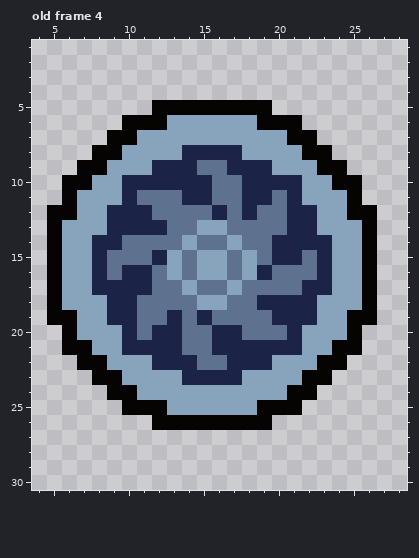
Pixel-art file, stored at assets/sprites/work-files/icon-sprite.aseprite. Above: the version before the commit.
32x32 pixels, 4 frames. Shown: old frame 4: x 4..28, y 1..30.
After the commit:
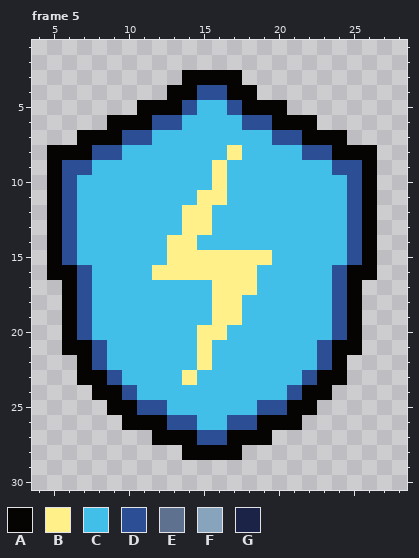
Palette (. is transparent): A #050403  B #fff089  C #42bfe8  D #2b4e95  E #5e718e  F #88a3bc  G #1b2447
A new or re-ordered frame is compared with the old frame closest to it.
Commit: Energy Bracer Icon
Edits made:
frames 4 -> 5
Changed rows in their new state; - is an unchanged pixel.
Frame 5 is new; against old frame 4:
first column x 5:
 3 ---------AAAA---------
 4 --------AADDAA--------
 5 ------A--DCCD--A------
 6 ----A--DDCCCCDD--A----
 7 --AA-DDCCCCCCCCDD-AA--
 8 AAADDCCCCCCCBCCCCDDAAA
 9 ADDCCCCCCCCBCCCCCCCDDA
10 ADCCCCCCCCCBCCCCCCCCDA
11 ADCCCCCCCCBBCCCCCCCCDA
12 -DCCCCCCCBBCCCCCCCCCD-
13 -DCCCCCCCBBCCCCCCCCCD-
14 -DCCCCCCBBCCCCCCCCCCD-
15 -DCCCCCCBBBBBBBCCCCCD-
16 -ADCCCCBBBBBBBCCCCCDA-
17 .ADCCCCCCCCBBBCCCCCDA.
18 .ADCCCCCCCCBBCCCCCCDA.
19 .-DCCCCCCCCBBCCCCCCD-.
20 --DCCCCCCCBBCCCCCCCD--
21 ---DCCCCCCBCCCCCCCD---
22 ---DCCCCCCBCCCCCCCD---
23 --A-DCCCCBCCCCCCCD-A--
24 ---A-DCCCCCCCCCCD-A---
25 ----A-DDCCCCCCDD-A----
26 -----AA-DDCCDD-AA-----
27 -------AAADDAAA-------
28 ---------AAAA---------
